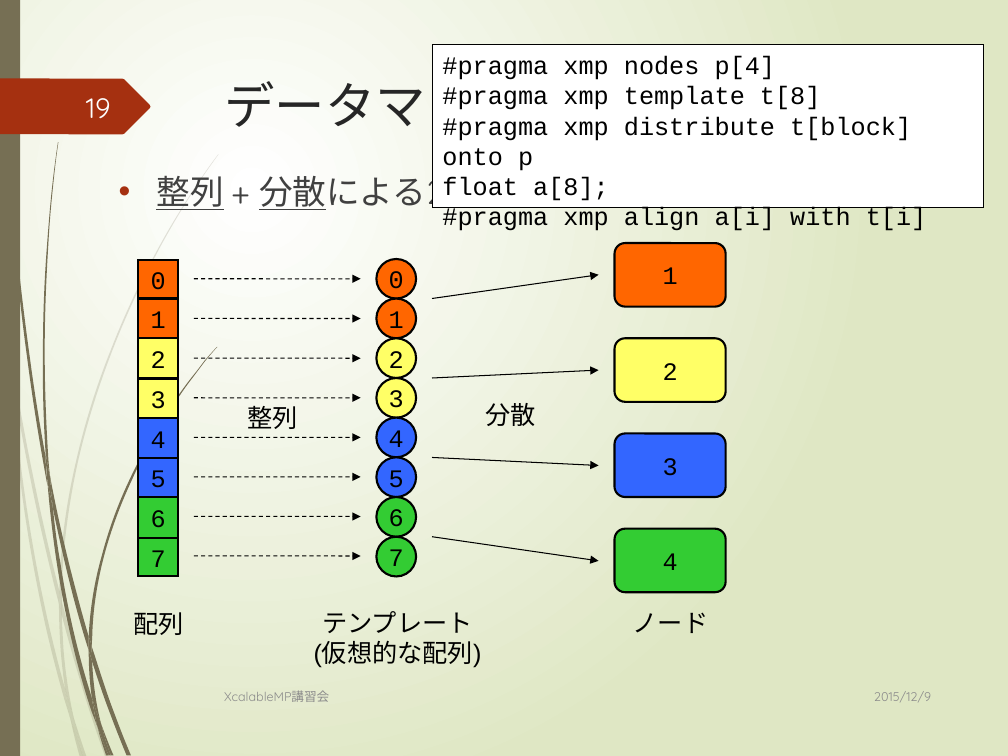
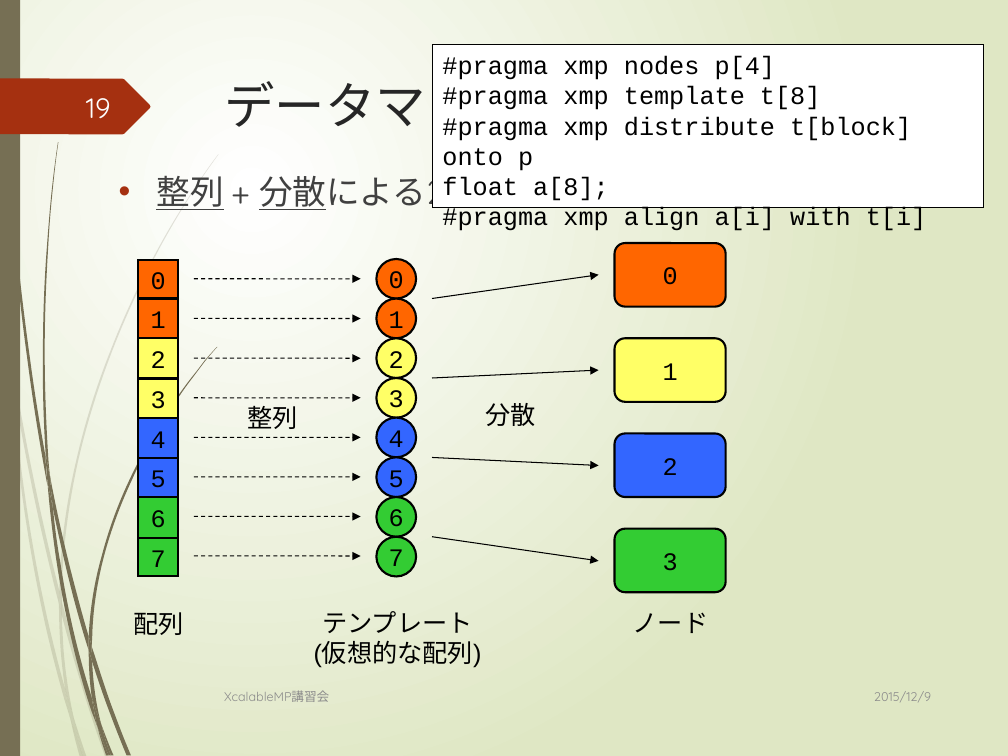
Before and after one commit to XcalableMP/Lecture, a slide deck: slide 19 of beginner/1.overview.pptx. Drawn at 1008x756 pixels with LibreOffice and Linux fonts; fonts in the diff are those of the drawing. Boxes give left, top, right and bottom in pixels: in the first picture for what was removed or moved away, otherwise in the second. Text is boxed around its words. In the diff, an @@ line names an element or a change of style, - is before the commit and + after.

```diff
--- a/beginner/1.overview.pptx
+++ b/beginner/1.overview.pptx
@@ rounded rectangle added at (x1=615, y1=243, x2=726, y2=306), fill #FF6600, outline #000000 1.5 pt, 18 pt, text #000000 @@
+0
@@ 3 rounded rectangles moved together from (x1=615, y1=243, x2=726, y2=497) to (x1=615, y1=339, x2=726, y2=592) @@
@@ rounded rectangle "1" at (x1=615, y1=339, x2=726, y2=402): fill #FF6600 to #FFFF66 @@
@@ rounded rectangle "2" at (x1=615, y1=433, x2=726, y2=497): fill #FFFF66 to #3366FF @@
@@ rounded rectangle "3" at (x1=615, y1=528, x2=726, y2=592): fill #3366FF to #33CC33 @@
@@ rounded rectangle removed at (x1=615, y1=528, x2=726, y2=592) @@
-4
```
Also in this commit, not shown: 2 other slides changed, 1 other file.
